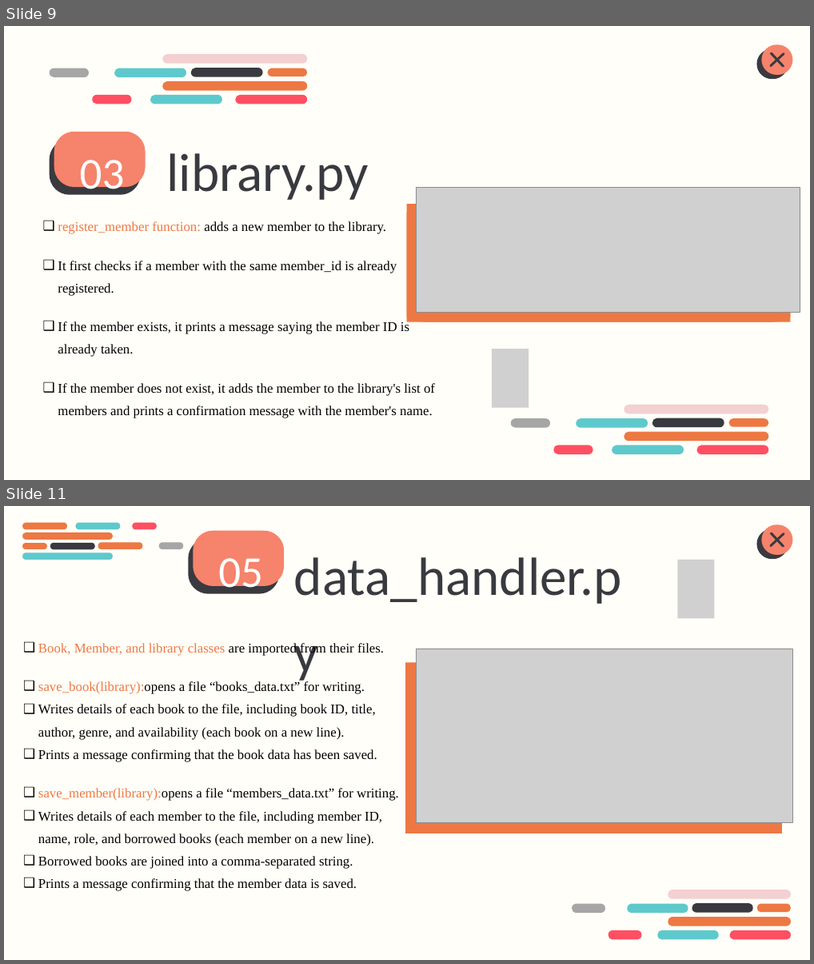
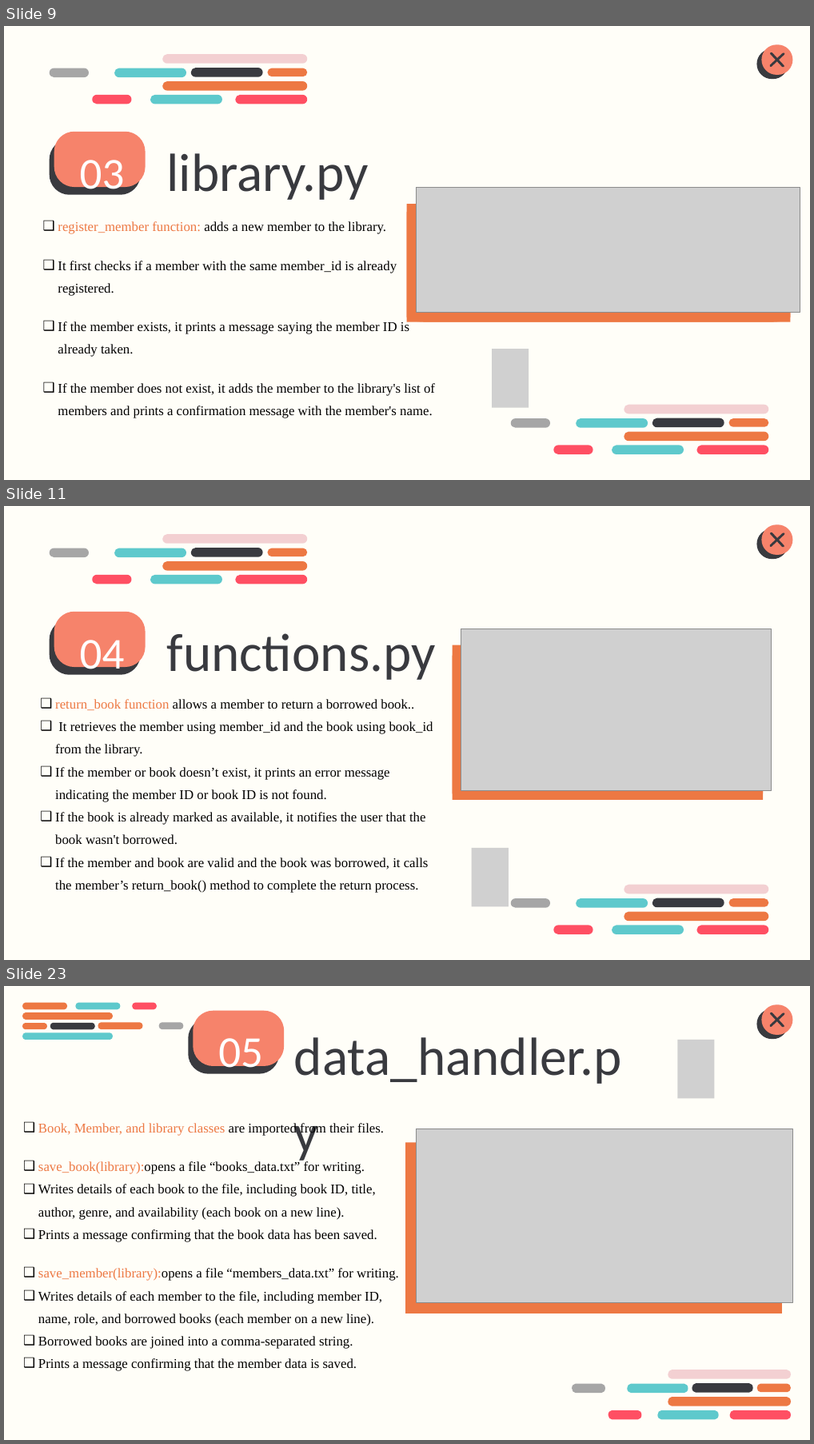
Before and after one commit to Mohamed-Salem-Ali/Library-Management-System, a slide deck: Library Console Management System.pptx. Shown one above the other, each under a label of ours: slides 9 and 11 before the commit, slides 9, 11 and 23 after it; the slides between them are not shown. The pictures are 814x964 and 814x1444 pixels, drawn with LibreOffice and Linux fonts; fonts in the diff are those of the drawing; grey boxes stand for pictures. Boxes give left, top, right and bottom in pixels: in the first picture for what was removed or moved away, otherwise in the second. Text is boxed around its words. In the diff, an @@ line names an element or a change of style, - is before the commit and + after.

```diff
--- a/Library Console Management System.pptx
+++ b/Library Console Management System.pptx
@@ slide 11 added at box(4, 506, 810, 960), background #FFFEF8 @@
@@ group added at box(49, 534, 308, 584): 9 freeform shapes @@
@@ group added at box(757, 524, 793, 560): 4 freeform shapes @@
@@ freeform shape added at box(49, 620, 140, 675), fill #393A3F @@
@@ freeform shape added at box(54, 612, 145, 667), fill #F6836B @@
@@ text added at box(80, 640, 125, 679), 78.7 pt, text #FFFFFF @@
+04
@@ text added at box(167, 633, 436, 680), 96 pt, text #393A3F @@
+functions.py
@@ freeform shape added at box(452, 649, 763, 800), fill #ED7843 @@
@@ rectangle added at box(452, 644, 763, 800), fill #ED7843 @@
@@ picture added at box(461, 629, 772, 791) @@
@@ text added at box(55, 699, 434, 892), 24 pt, text #000000 @@
+❑ return_book function allows a member to return a borrowed book..
+❑ It retrieves the member using member_id and the book using book_id from the library.
+❑ If the member or book doesn’t exist, it prints an error message indicating the member ID or book ID is not found.
+❑ If the book is already marked as available, it notifies the user that the book wasn't borrowed.
+❑ If the member and book are valid and the book was borrowed, it calls the member’s return_book() method to complete the return process.
@@ picture added at box(472, 848, 509, 906) @@
@@ group added at box(511, 884, 770, 934): 9 freeform shapes @@
@@ what was slide 11 is now slide 23 @@
```
Also in this commit, not shown: 3 slides changed, 11 other slides added, 6 other files.
